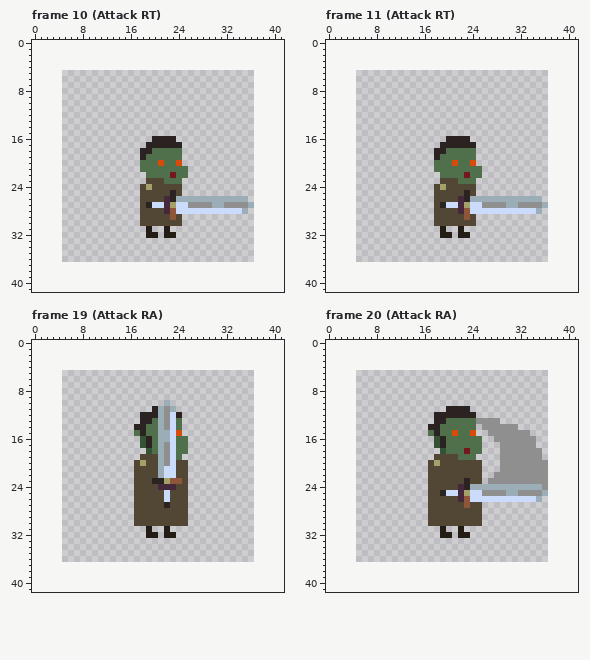
One commit to this pixel-art file: aseprite/orc.aseprite. The picture above was drawn from the file before the commit.
32x32 pixels, 132 frames. Shown: frame 10 (Attack RT), frame 11 (Attack RT), frame 19 (Attack RA), frame 20 (Attack RA). The old version is drawn lined up with the new one, on the new canvas. The commit also changed other frames, which this record leaves out.
Once edited:
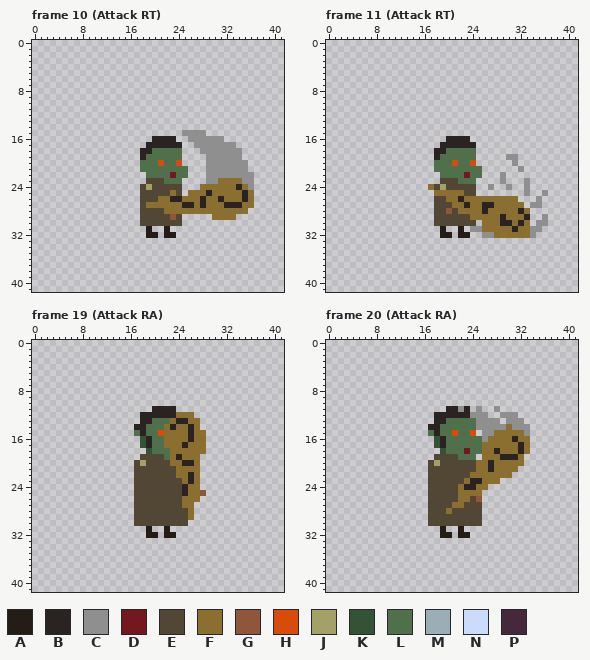
Palette (. is transparent): A #231d16  B #2b2321  C #8f8f8f  D #75171f  E #524734  F #8a6f30  G #8f563b  H #d84c0b  J #a4a168  K #345234  L #4f704b  M #9badb7  N #cbdbfc  P #45283c
The edit:
canvas 32x32 -> 42x42, the old top-left corner now at 5,5
Changed rows in their new state; - is an unchanged pixel.
Frame 10 (Attack RT):
first column x 19:
15 ------CCCC--------
16 -------CCCCCC-----
17 --------CCCCCCC---
18 ---------CCCCCCC--
19 ----------CCCCCC--
20 ----------CCCCCCC-
21 ----------CCCCCCC-
22 ----------CCCCCCCC
23 ----------CCFFFFCC
24 ---------FFFFFFBFC
25 ----F--FFFBFFFFFBF
26 --FF-BFFFBFFBFFFBF
27 FFFFFFBBFBFFFBBBFF
28 ---FFFFFFFFFFFFFF-
29 -----------FFFF---
Frame 11 (Attack RT):
first column x 17:
19 -------------CC-----
20 --------------C-----
21 ---------------C----
22 ------------C-------
23 ------------C---C---
24 F---------C--C--C---
25 -FFFFFE---------C--C
26 ---FFBFFFFFFFFF...C-
27 --EEFFBFFBBFFFFF.--.
28 ---G-FFFFBFFFFFBF..-
29 ------EFFFFFBFFFB--C
30 ---------FFFBBFBF-CC
31 -------CCFFFFFBFFCC-
32 ---------CCFFFFFFC--
Frame 19 (Attack RA):
first column x 20:
10 --.------
11 -BBB-----
12 -BBBFFF--
13 -LLFBBFF-
14 -LFBFFBF-
15 -HFFFFBFF
16 -LFFFFBFF
17 -LFFFBFFF
18 -LLFFFFFF
19 -ELFBFFF-
20 -EEFFBBF-
21 -EEEFFFF-
22 -EEEFFBF-
23 EEEEEFBF-
24 -EEE-BFF-
25 --E--BFFG
26 --E--FFF-
27 --E--FF--
28 ------F--
29 ------F--
Frame 20 (Attack RA):
first column x 19:
11 ---C--C--C--------
12 -----CCC--CCC-----
13 -----------CCC----
14 ------C----F-CC---
15 -------C-FFFFF----
16 -------CFFFFBFF.--
17 -------FFFFFFBF.--
18 -------FFBFFFBF..-
19 -------FFFBBBF...-
20 ------FFBFFFFF....
21 ------FFBFFFF.....
22 -----FFFFFFF......
23 ----FBBFFF........
24 ---F-BFF..........
25 EEEFFFF...........
26 ---FFEG..........-
27 --FFE-------------
28 -F----------------
